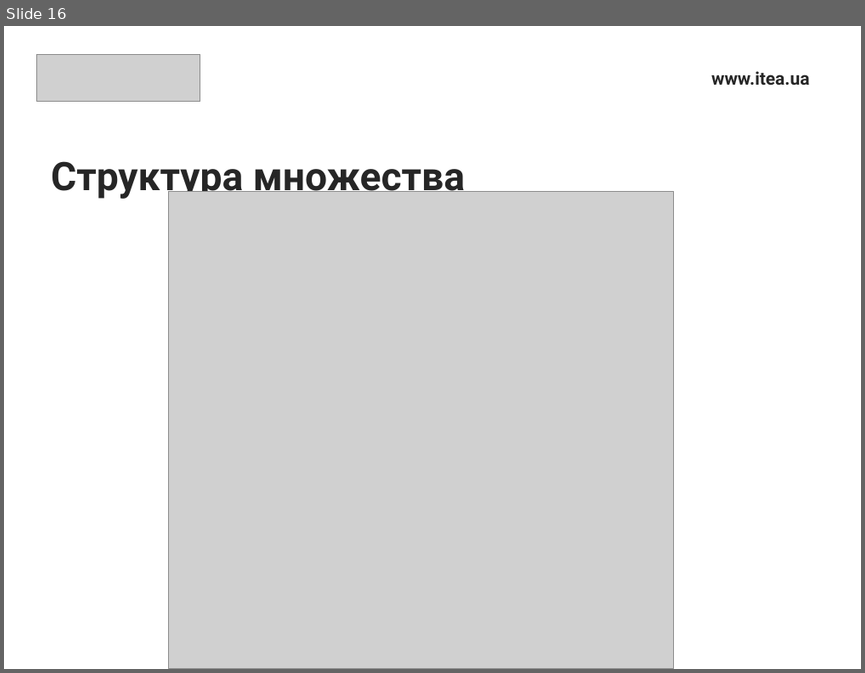
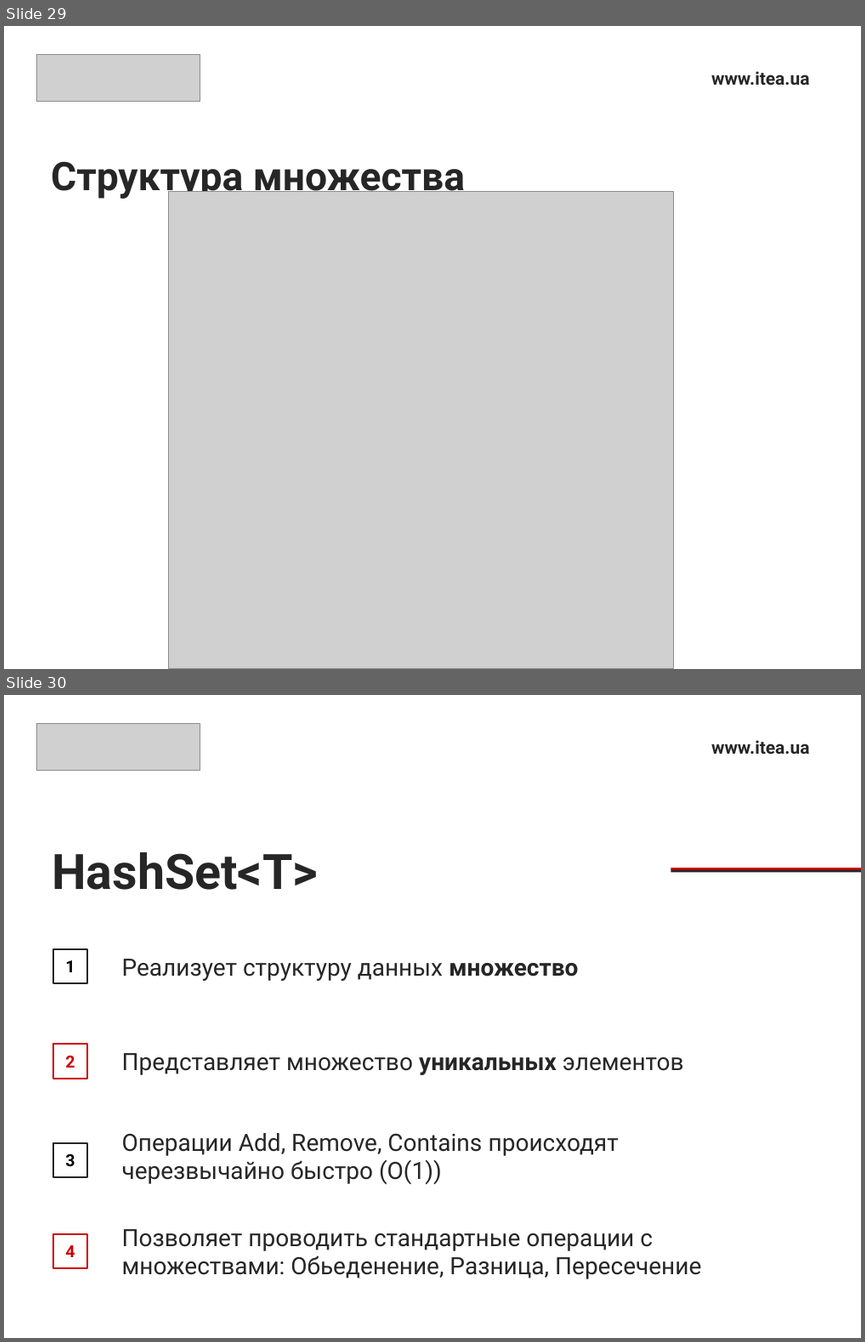
Before and after one commit to Ryabik/CSharpProfessional, a slide deck: 1.Collections/CollectionsPresentation.pptx. Shown one above the other, each under a label of ours: slide 16 before the commit, slides 29 and 30 after it. The pictures are 865x673 and 865x1342 pixels, drawn with LibreOffice and Linux fonts; fonts in the diff are those of the drawing; grey boxes stand for pictures. Boxes give left, top, right and bottom in pixels: in the first picture for what was removed or moved away, otherwise in the second. Text is boxed around its words. In the diff, an @@ line names an element or a change of style, - is before the commit and + after.

```diff
--- a/1.Collections/CollectionsPresentation.pptx
+++ b/1.Collections/CollectionsPresentation.pptx
@@ slide 30 added at box(4, 695, 861, 1338), background #FFFFFF @@
@@ picture added at box(37, 723, 200, 771) @@
@@ text added at box(711, 740, 809, 754), 15 pt, text #262626, bold @@
+www.itea.ua
@@ title added at box(52, 852, 318, 890), 41 pt, text #262626, bold @@
+HashSet<T>
@@ rectangle added at box(670, 868, 861, 871), fill #CC0000 @@
@@ rectangle added at box(670, 870, 861, 873), fill #262626 @@
@@ rectangle added at box(52, 948, 87, 983), outline #262626 1.5 pt, 14 pt, text #000000, bold @@
+1
@@ text added at box(122, 959, 578, 981), 20 pt, text #262626 @@
+Реализует структуру данных множество
@@ rectangle added at box(52, 1043, 87, 1078), outline #CC0000 1.5 pt, 14 pt, text #CC0000, bold @@
+2
@@ text added at box(122, 1053, 684, 1075), 20 pt, text #262626 @@
+Представляет множество уникальных элементов
@@ rectangle added at box(52, 1143, 87, 1178), outline #262626 1.5 pt, 14 pt, text #000000, bold @@
+3
@@ text added at box(122, 1133, 619, 1184), 20 pt, text #262626 @@
+Операции Add, Remove, Contains происходят черезвычайно быстро (О(1))
@@ text added at box(122, 1229, 701, 1279), 20 pt, text #262626 @@
+Позволяет проводить стандартные операции с множествами: Обьеденение, Разница, Пересечение
@@ rectangle added at box(52, 1234, 87, 1268), outline #CC0000 1.5 pt, 14 pt, text #CC0000, bold @@
+4
@@ what was slide 16 is now slide 29 @@
```
Also in this commit, not shown: 6 slides changed, 8 other slides added, 1 slide removed.
